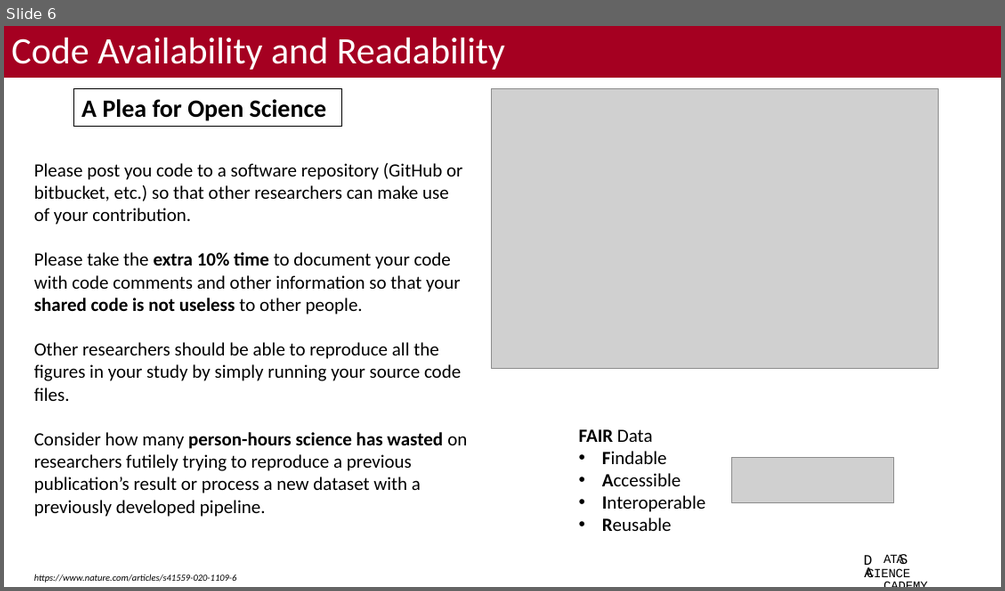
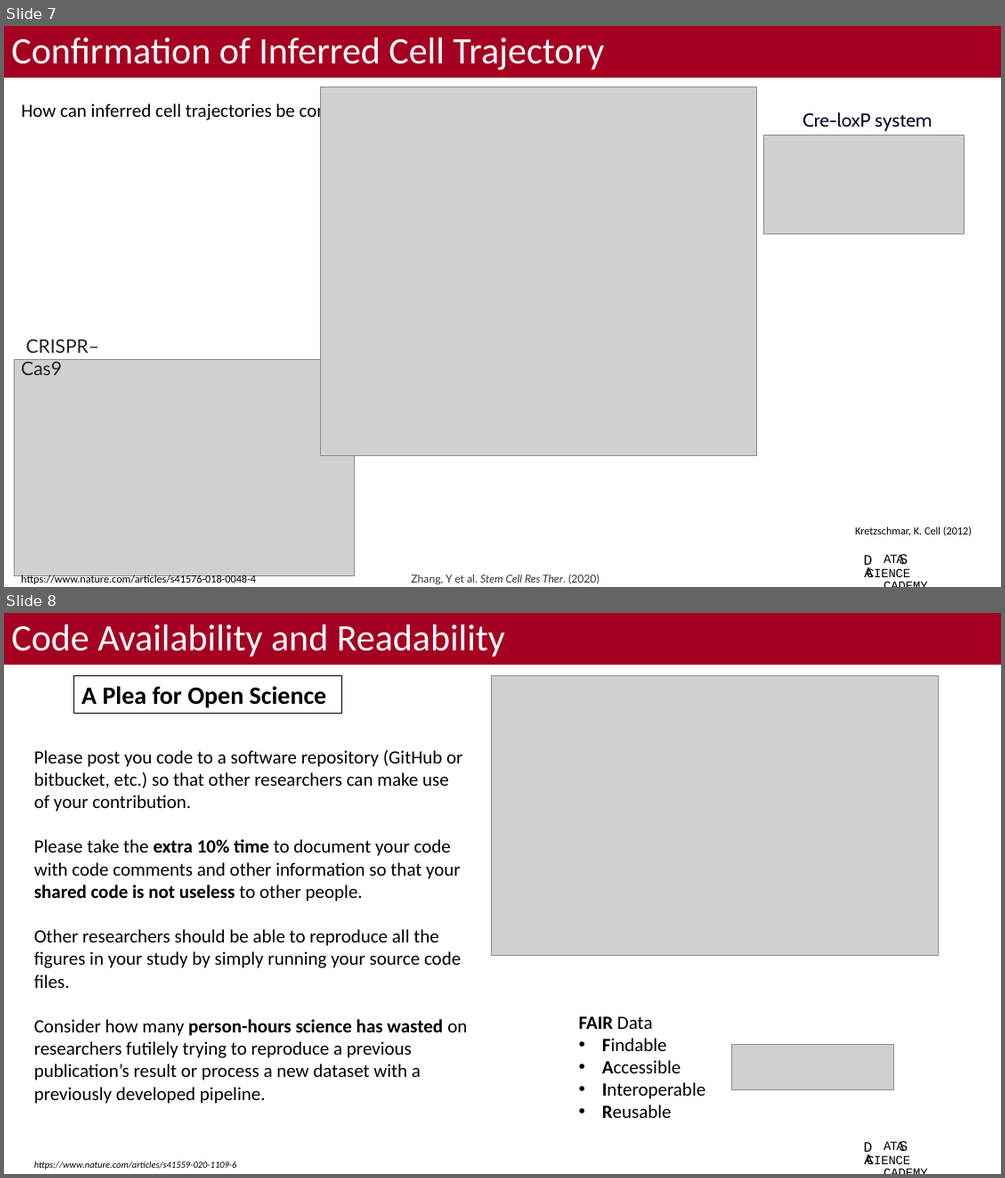
Before and after one commit to bacorli2/scrna_workshop, a slide deck: M7_Summary/M7_Best_Practices.pptx. Shown one above the other, each under a label of ours: slide 6 before the commit, slides 7 and 8 after it. The pictures are 1005x591 and 1005x1178 pixels, drawn with LibreOffice and Linux fonts; fonts in the diff are those of the drawing; grey boxes stand for pictures; background and template pictures are left out. Boxes give left, top, right and bottom in pixels: in the first picture for what was removed or moved away, otherwise in the second. Text is boxed around its words. In the diff, an @@ line names an element or a change of style, - is before the commit and + after.

```diff
--- a/M7_Summary/M7_Best_Practices.pptx
+++ b/M7_Summary/M7_Best_Practices.pptx
@@ slide 7 added at box(4, 26, 1001, 587), background #FFFFFF; not listed: 4 template elements that a slide beside it also shows @@
@@ title added at box(4, 26, 1001, 78), fill #A50021, 36 pt, text #FFFFFF @@
+Confirmation of Inferred Cell Trajectory
@@ text added at box(21, 102, 386, 123), 18 pt, text #000000 @@
+How can inferred cell trajectories be confirmed?
@@ picture added at box(320, 87, 757, 456) @@
@@ text added at box(802, 112, 931, 131), 18 pt, text #040C28 @@
+Cre-loxP system
@@ picture added at box(764, 135, 964, 234) @@
@@ text added at box(21, 338, 99, 375), 18 pt, text #222222 @@
+CRISPR–Cas9
@@ picture added at box(14, 360, 354, 576) @@
@@ text added at box(855, 526, 971, 536), 10.5 pt, text #000000 @@
+Kretzschmar, K. Cell (2012)
@@ text added at box(21, 574, 256, 584), 10.5 pt, text #000000 @@
+https://www.nature.com/articles/s41576-018-0048-4
@@ text added at box(411, 573, 599, 584), 10.5 pt, text #333333 @@
+Zhang, Y et al. Stem Cell Res Ther. (2020)
@@ what was slide 6 is now slide 8 @@
```
Also in this commit, not shown: 3 slides changed, 2 other slides added, 1 slide removed, 1 other file.
